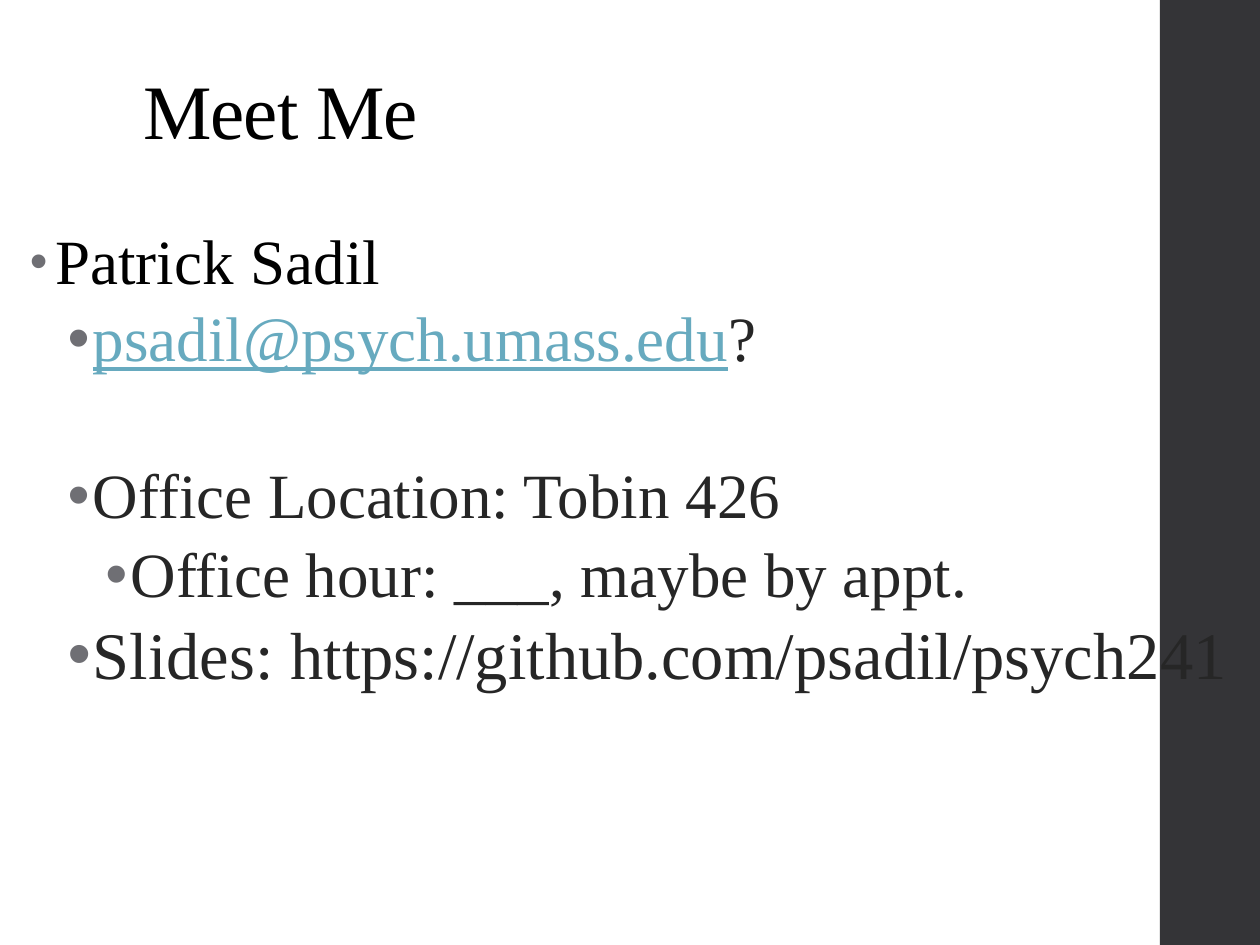
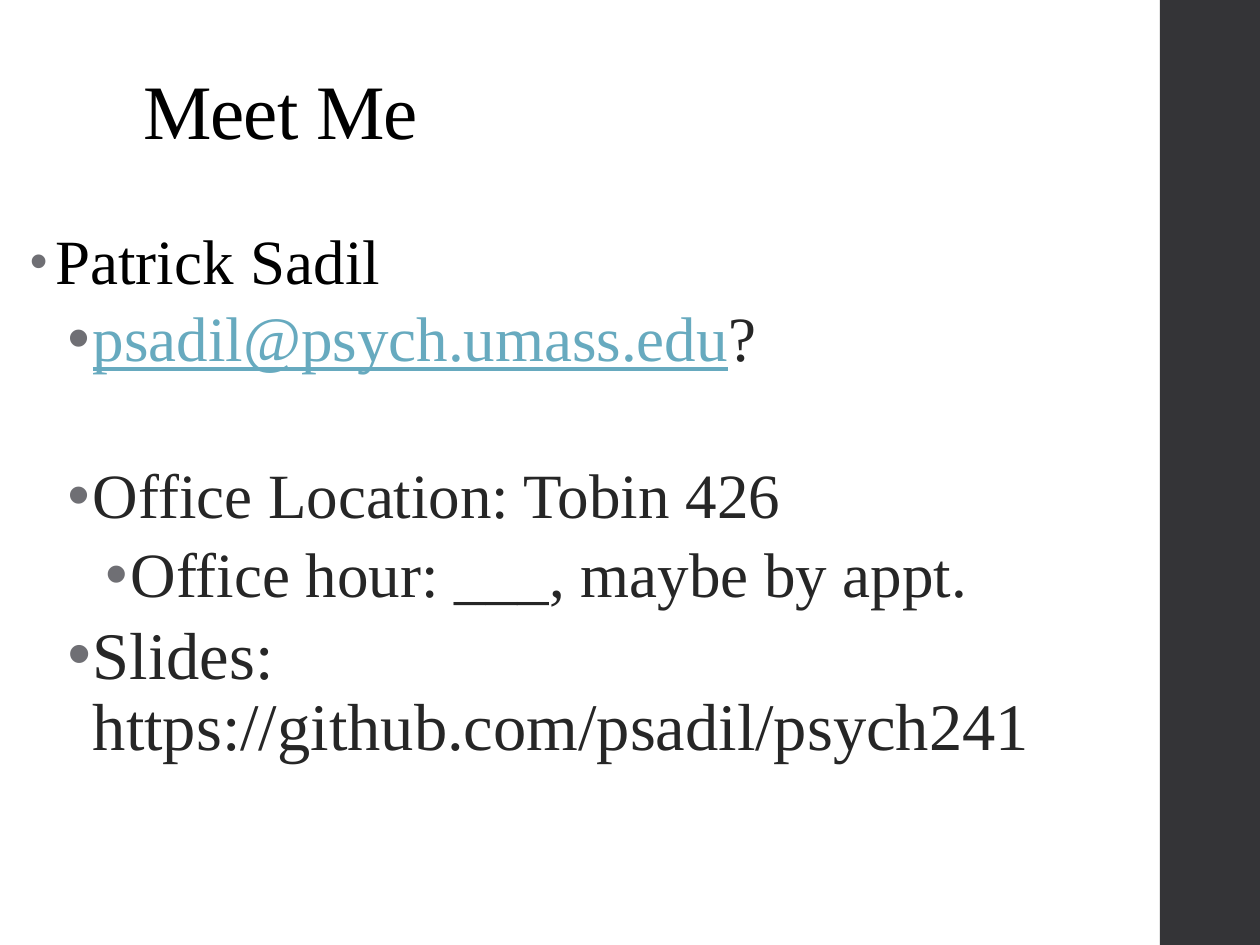
Before and after one commit to psadil/psych241, a slide deck: slide 2 of slides/lab1_21jan2016/lab1_21jan2016.pptx. Drawn at 1260x945 pixels with LibreOffice and Linux fonts; fonts in the diff are those of the drawing. Boxes give left, top, right and bottom in pixels: in the first picture for what was removed or moved away, otherwise in the second. Text is boxed around its words. In the diff, an @@ line names an element or a change of style, - is before the commit and + after.

```diff
--- a/slides/lab1_21jan2016/lab1_21jan2016.pptx
+++ b/slides/lab1_21jan2016/lab1_21jan2016.pptx
@@ text "Patrick Sadil" rewrapped from [55, 240, 1226, 692] to [55, 240, 1029, 764] @@
```
Also in this commit, not shown: 2 other slides changed, 1 other file.
